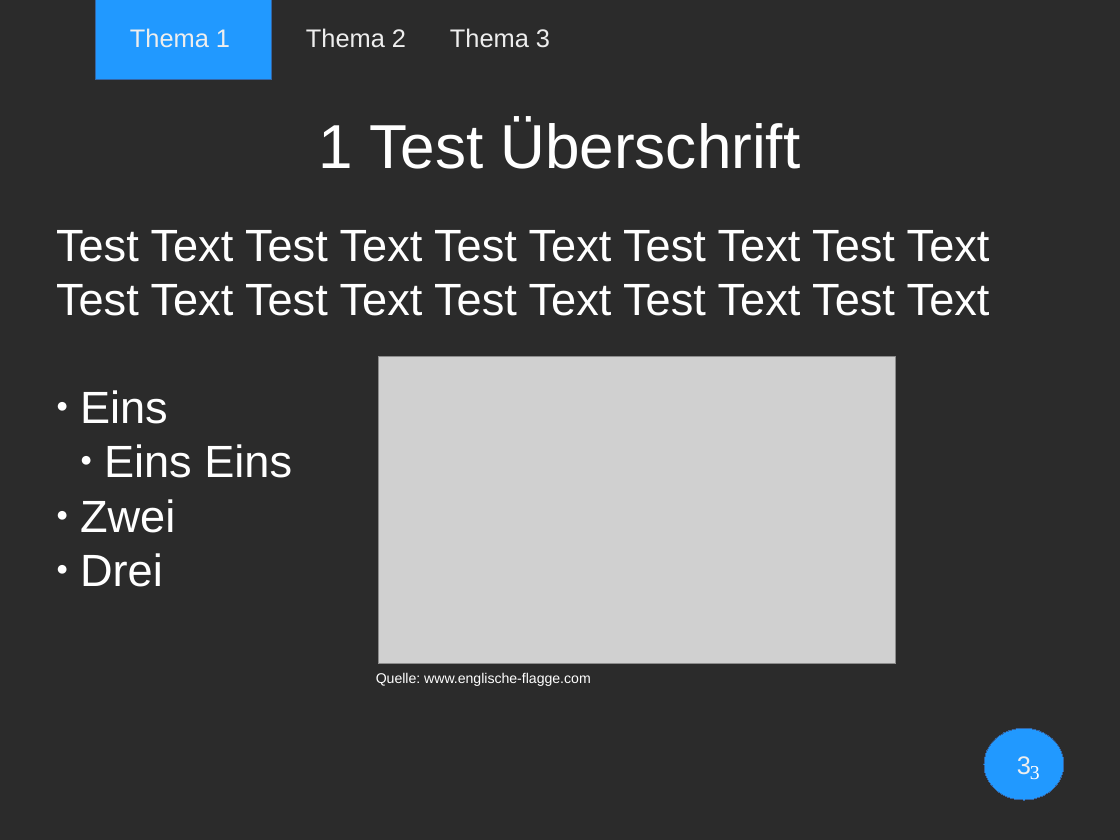
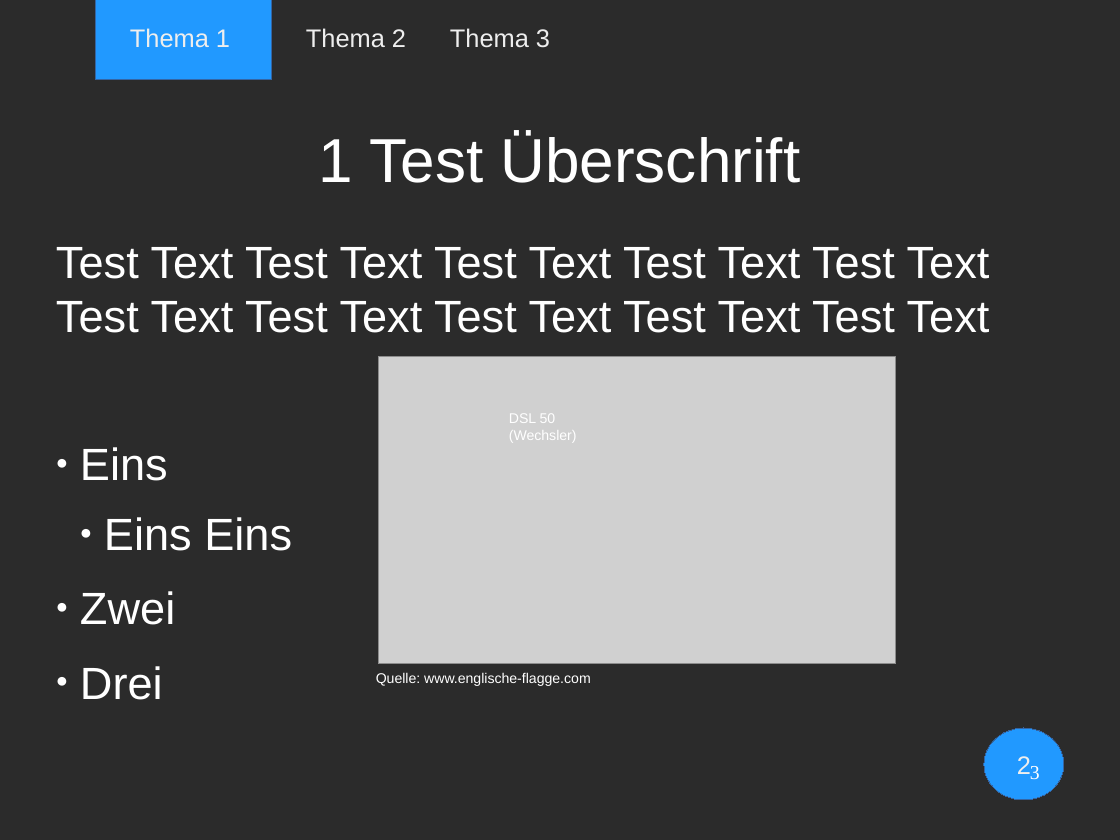
Before and after one commit to Geopras/IdeaWatcher, a slide deck: slide 3 of presentation/Vorlage.odp. Drawn at 1120x840 pixels with LibreOffice and Linux fonts; fonts in the diff are those of the drawing; grey boxes stand for pictures; background and template pictures are left out; a plain dark background stands for a picture behind light text. Boxes give left, top, right and bottom in pixels: in the first picture for what was removed or moved away, otherwise in the second. Text is boxed around its words. In the diff, an @@ line names an element or a change of style, - is before the commit and + after.

```diff
--- a/presentation/Vorlage.odp
+++ b/presentation/Vorlage.odp
@@ title "1 Test Überschrift" moved from (x1=319, y1=119, x2=800, y2=169) to (x1=319, y1=133, x2=800, y2=183) @@
@@ text "Test Text Test Text Test ..." moved from (x1=56, y1=230, x2=990, y2=587) to (x1=56, y1=247, x2=990, y2=700) @@
@@ text "Test Text Test Text Test ..." at (x1=56, y1=247, x2=990, y2=700): more space between paragraphs @@
@@ text added at (x1=509, y1=414, x2=577, y2=442), 10 pt, text #FFFFFF @@
+DSL 50 (Wechsler)
@@ page number removed at (x1=985, y1=729, x2=1065, y2=801) @@
-3
@@ ellipse added at (x1=985, y1=729, x2=1065, y2=801), fill #2199FF, outline #3465A4 0 pt, 18 pt, text #EEEEEE @@
+2
```
Also in this commit, not shown: 4 other files.
